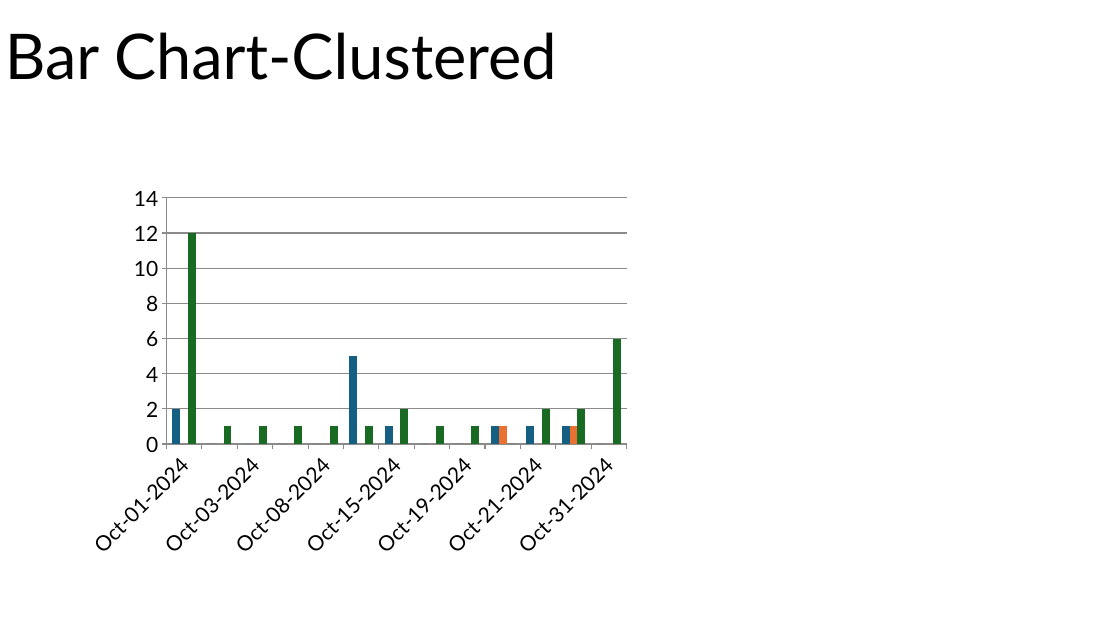
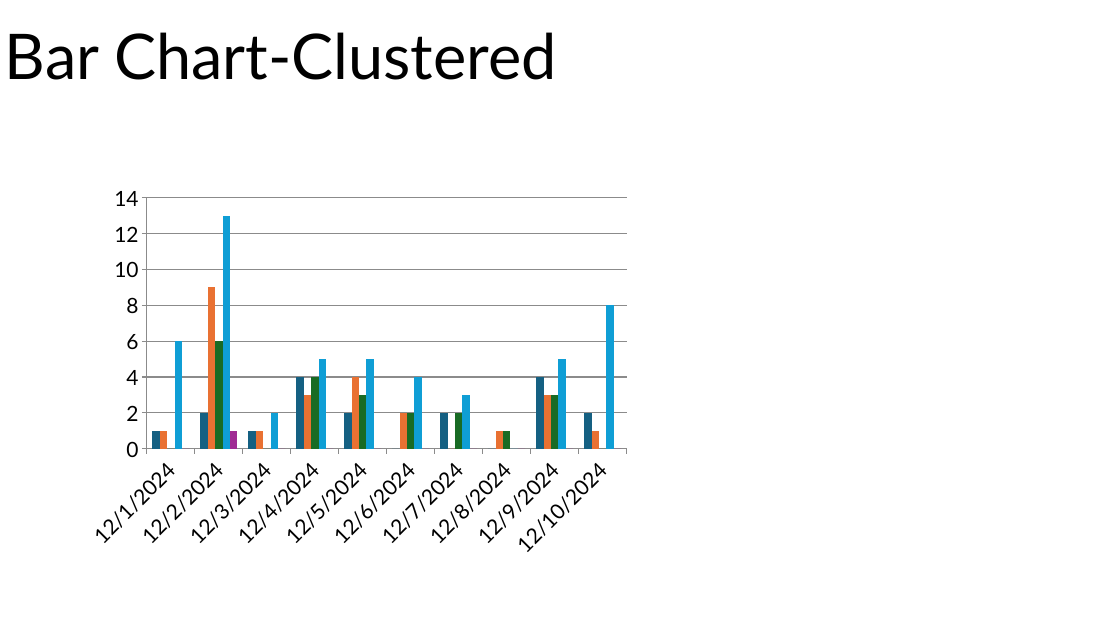
Before and after one commit to AShinra/pptcharts, a slide deck: slide 1 of Output/output_presentation4.pptx. Drawn at 1120x630 pixels with LibreOffice and Linux fonts; fonts in the diff are those of the drawing. Boxes give left, top, right and bottom in pixels: in the first picture for what was removed or moved away, otherwise in the second. Text is boxed around its words. In the diff, an @@ line names an element or a change of style, - is before the commit and + after.

```diff
--- a/Output/output_presentation4.pptx
+++ b/Output/output_presentation4.pptx
@@ column chart at box(77, 177, 639, 565) @@
-categories: Oct-01-2024, Oct-02-2024, Oct-03-2024, Oct-06-2024, Oct-08-2024, Oct-14-2024, Oct-15-2024, Oct-17-2024, Oct-19-2024, Oct-20-2024, Oct-21-2024, Oct-24-2024, Oct-31-2024
+categories: 12/1/2024, 12/2/2024, 12/3/2024, 12/4/2024, 12/5/2024, 12/6/2024, 12/7/2024, 12/8/2024, 12/9/2024, 12/10/2024
-Series 1: 2, 0, 0, 0, 0, 5, 1, 0, 0, 1, 1, 1, 0
+Series 1: 1, 2, 1, 4, 2, 0, 2, 0, 4, 2
-Series 2: 0, 0, 0, 0, 0, 0, 0, 0, 0, 1, 0, 1, 0
+Series 2: 1, 9, 1, 3, 4, 2, 0, 1, 3, 1
-Series 3: 12, 1, 1, 1, 1, 1, 2, 1, 1, 0, 2, 2, 6
+Series 3: 0, 6, 0, 4, 3, 2, 2, 1, 3, 0
+Series 4: 6, 13, 2, 5, 5, 4, 3, 0, 5, 8
+Series 5: 0, 1, 0, 0, 0, 0, 0, 0, 0, 0
```
Also in this commit, not shown: 1 slide removed, 2 other files.
